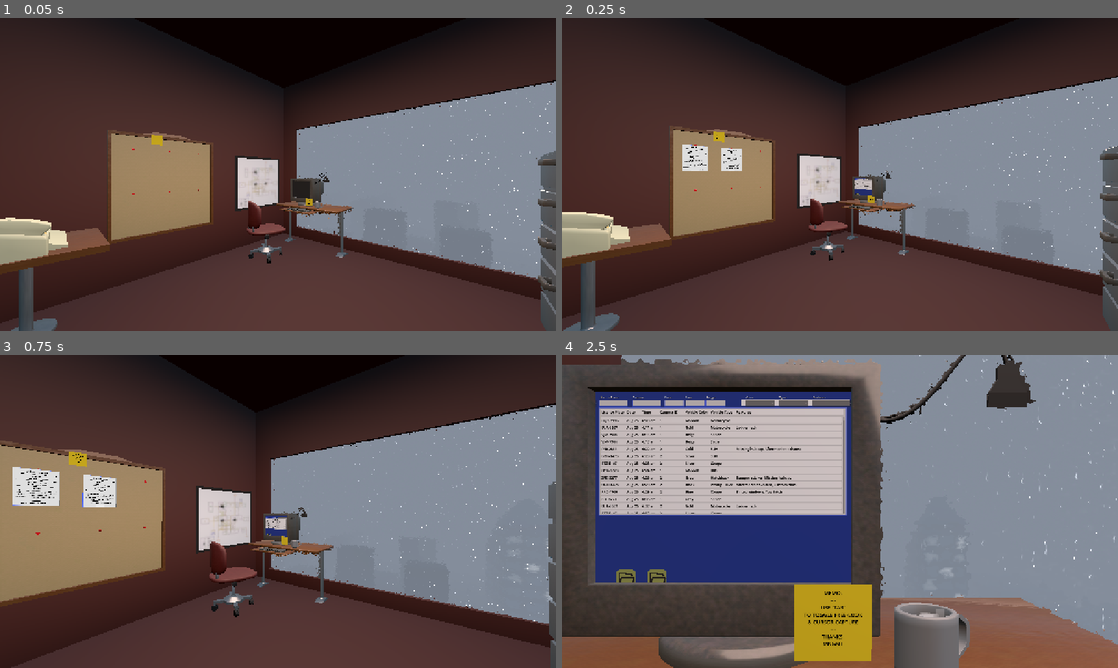
Above: before the commit, frames 1-4 (two rows, left to right).
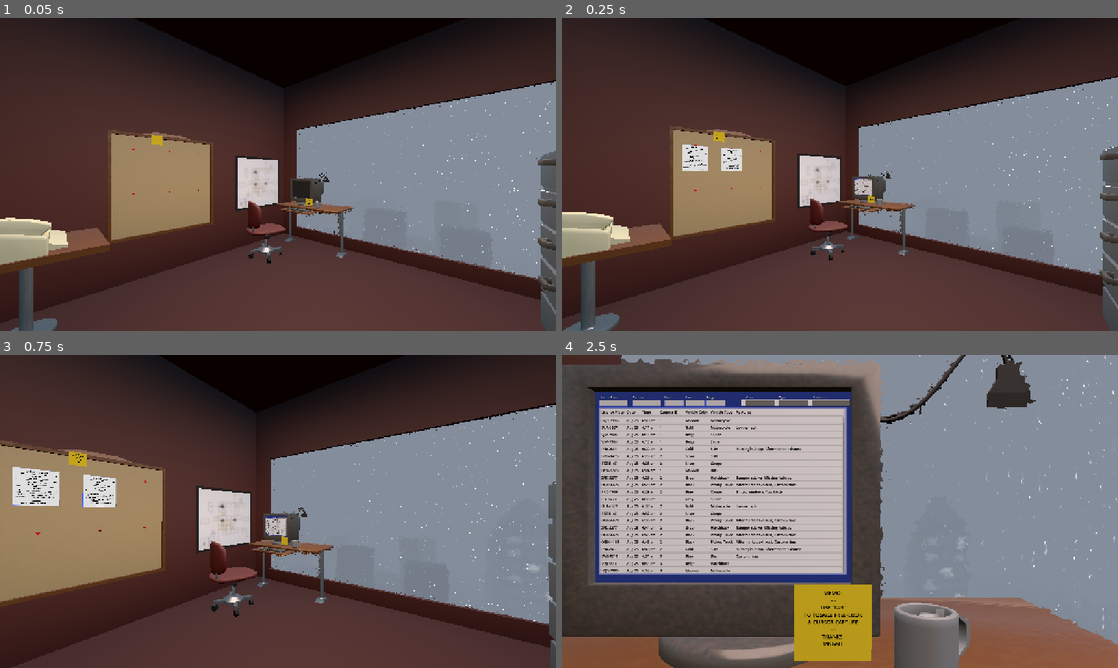
Above: after the commit, the same moments.

Repository: Ciph3rzer0/brackeys-2026.2-trust-no-one
Game: Godot game, scene res://scenes/city.tscn
The game is run twice, just before and just after one commit, with the same random seed, the same clock (stepped at 60 frames per second) and the same inputs. Sound files missing from this copy of the repository are replaced by a short silence.
Inputs (mouse positions are in pixels of both pictures, inside the frame that each line leads up to):
- Up to frame 1 (0.05 s): no input
- Up to frame 2 (0.25 s): no input
- Up to frame 3 (0.75 s): tap Enter at 0.5 s; move the mouse to (305, 511) at 0.52 s; hold W (pc_forward) from 0.53 s (still down); hold E (pc_interact) from 0.53 s (still down); click (305, 511) at 0.67 s
- Up to frame 4 (2.5 s): keep holding W (pc_forward); tap Space at 0.77, 1.52 s; move the mouse to (812, 511) at 1.27 s; release E (pc_interact) at 1.28 s; tap Q at 1.35 s; tap E (pc_interact) at 2 s; move the mouse to (851, 505) at 2.02 s; hold Ctrl from 2.03 s (still down)

Frame 1 is identical in both runs. In frame 2, less than 0.1% of the frame differs, in the area x 52-56%, y 54-57%; in frame 3, less than 0.1%; in frame 4, 8.9%, in the area x 6-52%, y 20-73%.

Commit message:
refactor: make table bigger on computer, hide folders

Diff:
--- a/ui/computer-screen/computer_screen.tscn
+++ b/ui/computer-screen/computer_screen.tscn
@@ -57,11 +57,12 @@
 theme_override_styles/panel = SubResource("StyleBoxFlat_clvma")
 
 [node name="Button" type="Button" parent="." unique_id=1762318741]
+visible = false
 layout_mode = 0
 offset_left = 103.0
-offset_top = 894.0
+offset_top = 1078.0
 offset_right = 200.0
-offset_bottom = 991.0
+offset_bottom = 1175.0
 theme = ExtResource("8_vod3n")
 icon = ExtResource("9_5sf7k")
 expand_icon = true
@@ -69,11 +70,12 @@
 quest = ExtResource("11_4dgut")
 
 [node name="Button2" type="Button" parent="." unique_id=637476883]
+visible = false
 layout_mode = 0
 offset_left = 260.0
-offset_top = 894.0
+offset_top = 1078.0
 offset_right = 357.0
-offset_bottom = 991.0
+offset_bottom = 1175.0
 theme = ExtResource("8_vod3n")
 icon = ExtResource("9_5sf7k")
 expand_icon = true
@@ -253,7 +255,7 @@
 offset_left = 15.0
 offset_top = 78.0
 offset_right = 1259.0
-offset_bottom = 622.0
+offset_bottom = 920.0
 
 [node name="CrimeReport" parent="." unique_id=1163959814 instance=ExtResource("6_5hd8n")]
 visible = false
